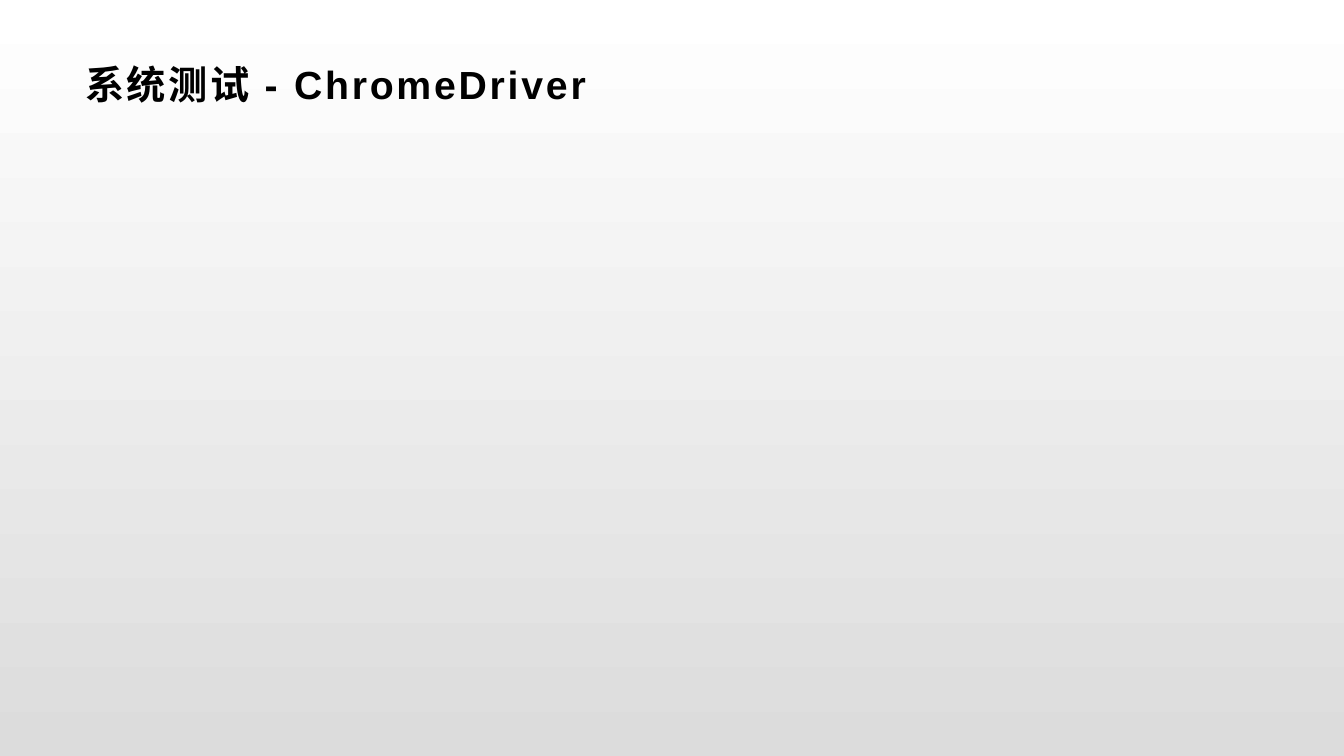
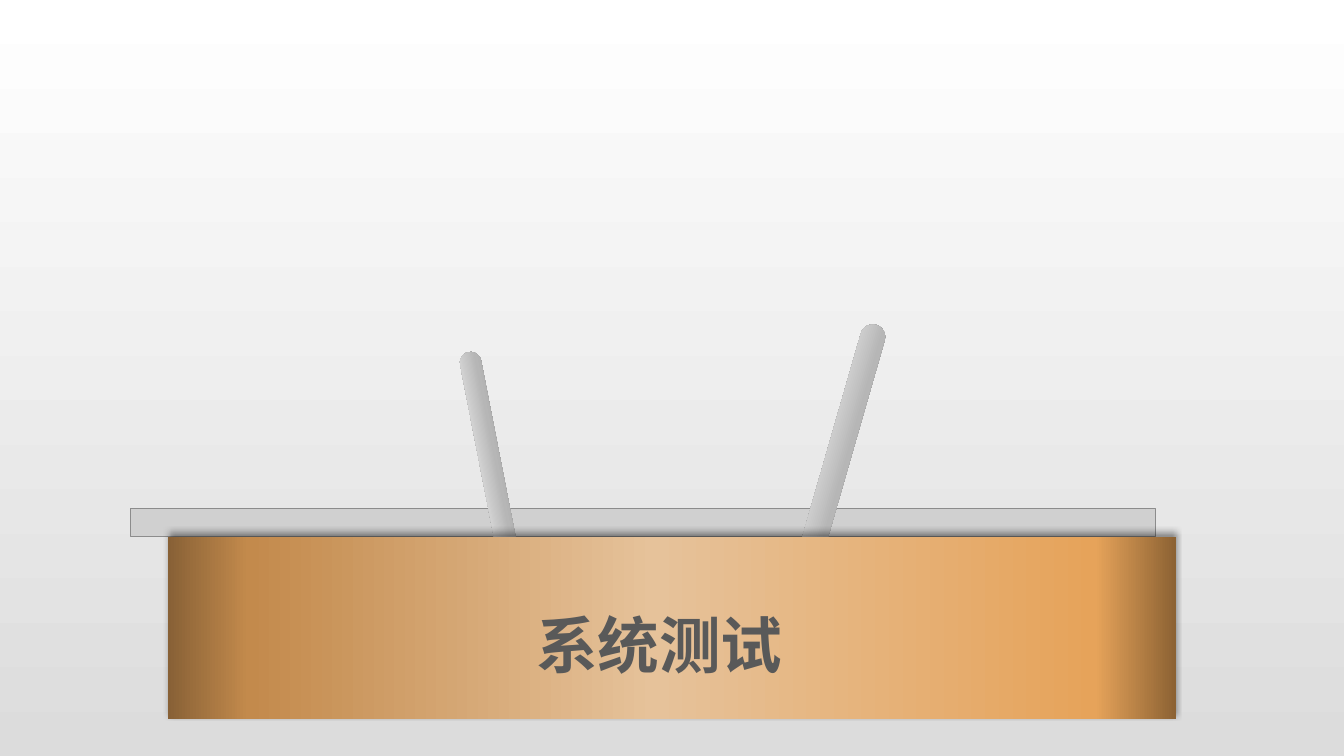
Before and after one commit to wangzh1998/MeetHere, a slide deck: slide 25 of Pre/Group-4-MeetHerePre.pptx (slide 15 before the commit). Drawn at 1344x756 pixels with LibreOffice and Linux fonts; fonts in the diff are those of the drawing; grey boxes stand for pictures. Boxes give left, top, right and bottom in pixels: in the first picture for what was removed or moved away, otherwise in the second. Text is boxed around its words. In the diff, an @@ line names an element or a change of style, - is before the commit and + after.

Commit message:
更新PPT-修改单元测试和集成测试展示内容

```diff
--- a/Pre/Group-4-MeetHerePre.pptx
+++ b/Pre/Group-4-MeetHerePre.pptx
@@ rounded rectangle added at (784,322,889,611), fill gradient #808080 to #B7B7B7 to #D9D9D9 to #878787 @@
@@ rounded rectangle added at (458,350,529,611), fill gradient #808080 to #B7B7B7 to #D9D9D9 to #878787 @@
@@ picture added at (131,509,1156,537) @@
@@ rectangle added at (168,536,1177,719), fill gradient #896136 to #C38B4D to #E6C29A to #E7A45B to #8C6233 @@
@@ text "系统测试" at (536,615,782,674): vertical alignment middle to top @@
@@ text at (536,615,782,674): text changed; size 28 to 44 pt; font Arial to Roboto Condensed; text colour #000000 to #595959 @@
-系统测试 - ChromeDriver
+系统测试
```
Also in this commit, not shown: 3 other slides changed, 11 slides added, 1 slide removed.
